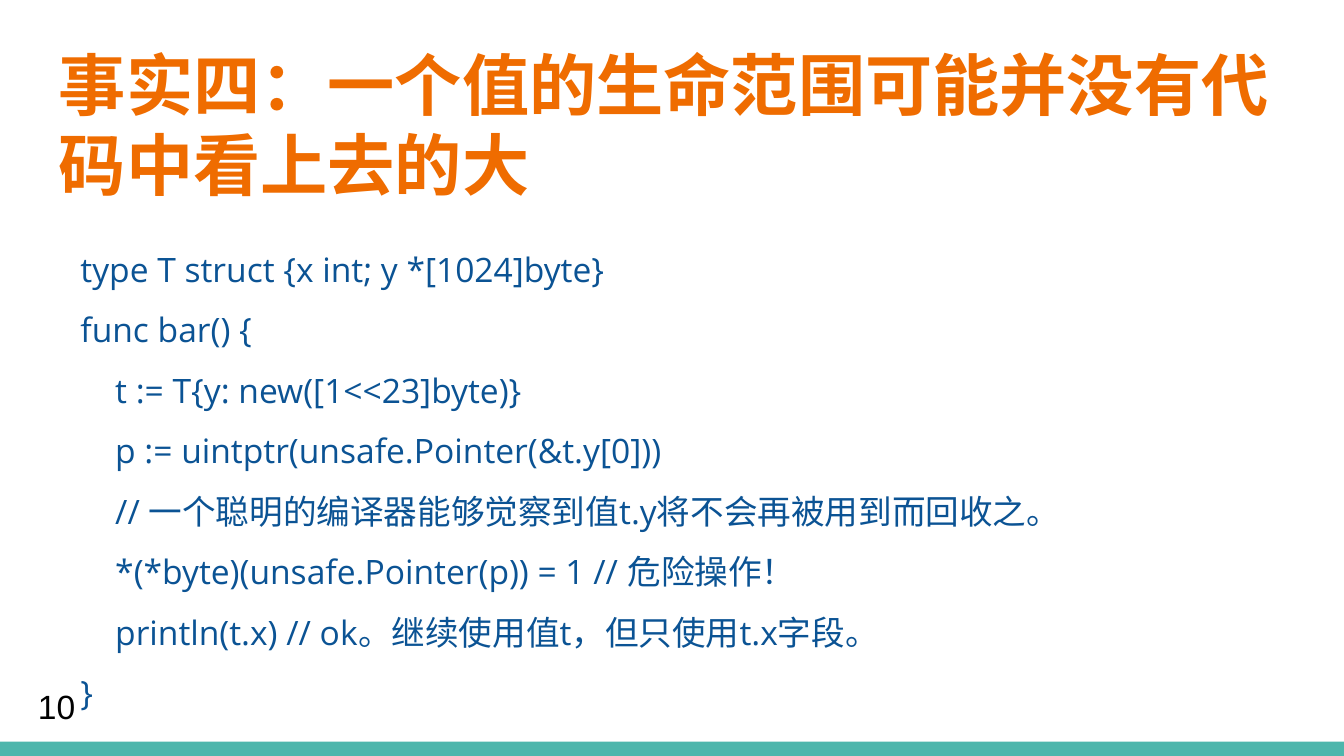
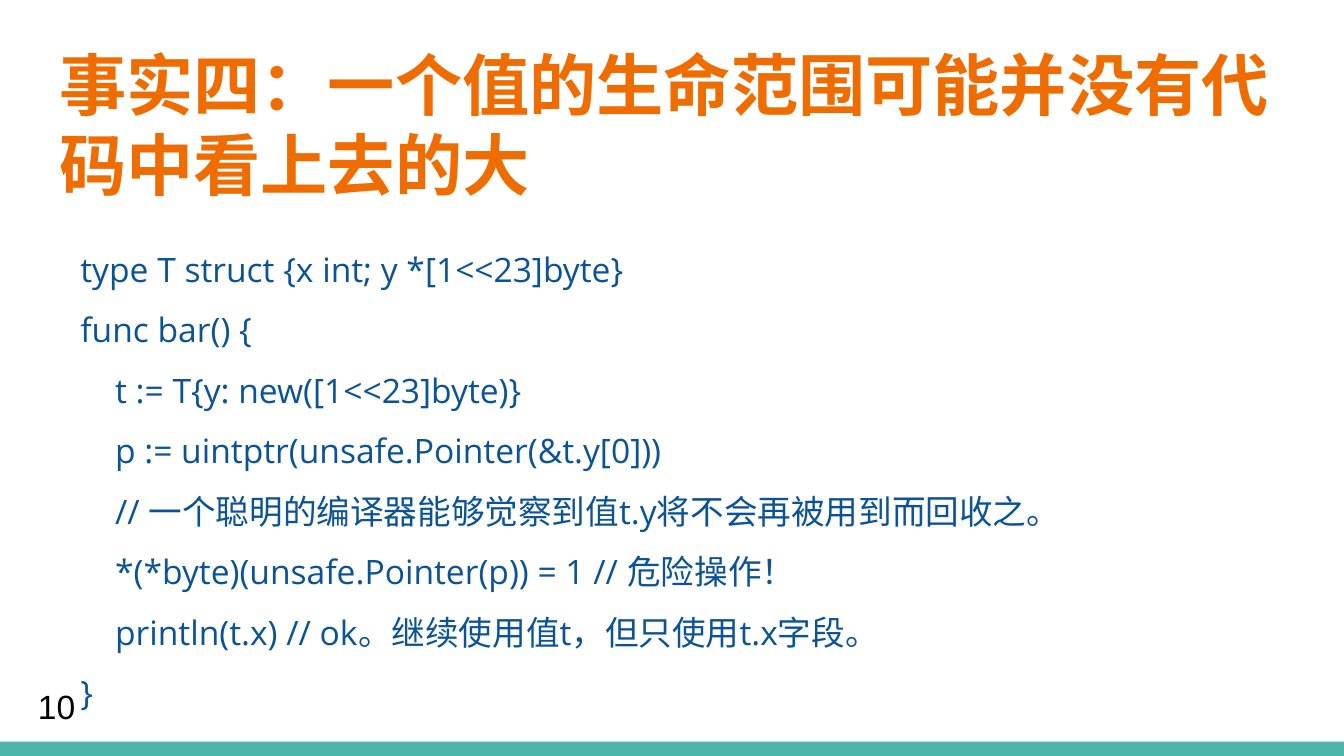
Before and after one commit to cm19940306/go-nightreading-unsafe, a slide deck: slide 10 of Go中的非类型安全指针 (Go 夜读 SIG 小组)-final.pptx. Drawn at 1344x756 pixels with LibreOffice and Linux fonts; fonts in the diff are those of the drawing; background and template pictures are left out. Boxes give left, top, right and bottom in pixels: in the first picture for what was removed or moved away, otherwise in the second. Text is boxed around its words. In the diff, an @@ line names an element or a change of style, - is before the commit and + after.

```diff
--- a/Go中的非类型安全指针 (Go 夜读 SIG 小组)-final.pptx
+++ b/Go中的非类型安全指针 (Go 夜读 SIG 小组)-final.pptx
@@ text at bbox=[80, 256, 623, 290]: text changed @@
-type T struct {x int; y *[1024]byte}
+type T struct {x int; y *[1<<23]byte}
```
Also in this commit, not shown: 6 other slides changed, 1 other file.
